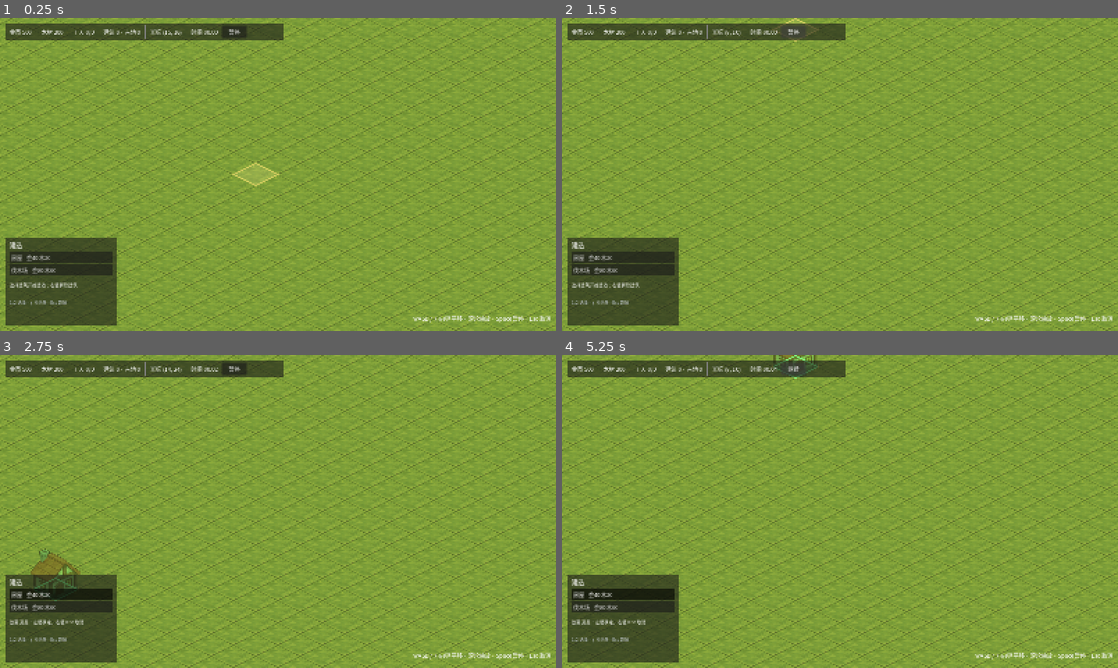
Above: before the commit, frames 1-4 (two rows, left to right).
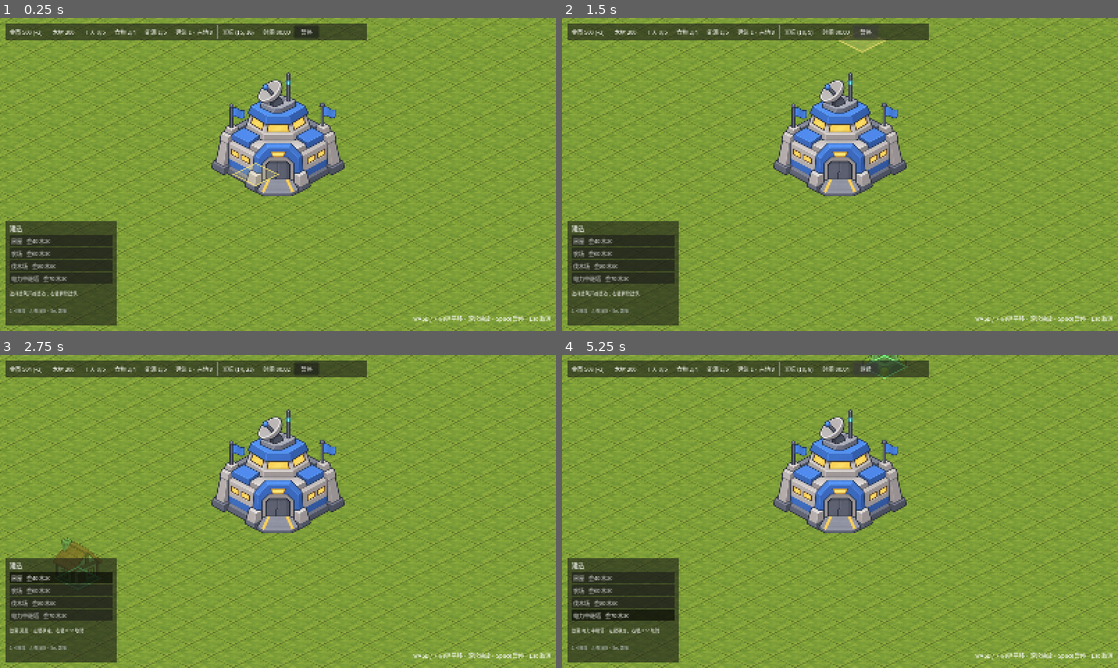
Above: after the commit, the same moments.

Repository: YangGP/billions-mech
Game: Godot game, scene res://scenes/main.tscn
Same seed, same stepped clock (60 frames per second), same inputs: the game is played once before the commit and once after it.
Inputs (mouse positions are in pixels of both pictures, inside the frame that each line leads up to):
- Up to frame 1 (0.25 s): no input
- Up to frame 2 (1.5 s): click "暂停" at 0.5 s; click "继续" at 1.25 s
- Up to frame 3 (2.75 s): click "房屋 金40 木20" at 2 s
- Up to frame 4 (5.25 s): click "伐木场 金80 木60" at 2.75 s; click (623, 589) at 3.5 s, where only the run after the commit has a clickable "农场 金60 木30"; click (623, 614) at 4.25 s, where only the run after the commit has a clickable "电力中继塔 金70 木30"; click "暂停" at 5 s

The runs differ from the first frame. In frame 1, 10% of the frame differs, in the area x 1-66%, y 1-95%; in frame 2, 10%; in frame 3, 10%; in frame 4, 10%.

Commit message:
feat: 指挥中心、容量校验与每 tick 经济结算 (M1-04)

Diff:
--- /dev/null
+++ b/data/buildings/command_center.tres
@@ -0,0 +1,24 @@
+[gd_resource type="Resource" script_class="BuildingDefinition" load_steps=3 format=3]
+
+[ext_resource type="Script" path="res://scripts/buildings/building_definition.gd" id="1_script"]
+[ext_resource type="Texture2D" path="res://art/placeholder/buildings/command_center.png" id="2_texture"]
+
+[resource]
+script = ExtResource("1_script")
+building_id = &"command_center"
+display_name = "指挥中心"
+description = "基地核心：提供工人、食物、能源与少量金币，不可拆除。"
+texture = ExtResource("2_texture")
+buildable = false
+unique = true
+demolishable = false
+palette_order = 0
+footprint = Vector2i(3, 3)
+output_per_tick = {
+"gold": 2
+}
+housing_capacity = 5
+food_capacity = 4
+food_demand = 2
+energy_supply = 5
+energy_demand = 1
--- /dev/null
+++ b/data/buildings/farm.tres
@@ -0,0 +1,20 @@
+[gd_resource type="Resource" script_class="BuildingDefinition" load_steps=3 format=3]
+
+[ext_resource type="Script" path="res://scripts/buildings/building_definition.gd" id="1_script"]
+[ext_resource type="Texture2D" path="res://art/placeholder/buildings/farm.png" id="2_texture"]
+
+[resource]
+script = ExtResource("1_script")
+building_id = &"farm"
+display_name = "农场"
+description = "2×2 占地，占用 2 名工人，提供 10 点食物供给。"
+texture = ExtResource("2_texture")
+palette_order = 20
+footprint = Vector2i(2, 2)
+build_cost = {
+"gold": 60,
+"wood": 30
+}
+required_workers = 2
+food_capacity = 10
+energy_demand = 1
--- a/data/buildings/house.tres
+++ b/data/buildings/house.tres
@@ -7,8 +7,9 @@
 script = ExtResource("1_script")
 building_id = &"house"
 display_name = "房屋"
-description = "提供 4 个工人容量，并持续产出少量金币。"
+description = "提供 4 个工人容量与 2 金币/ tick，同时消耗 2 食物、1 能源。"
 texture = ExtResource("2_texture")
+palette_order = 10
 footprint = Vector2i(1, 1)
 build_cost = {
 "gold": 40,
@@ -18,3 +19,5 @@
 "gold": 2
 }
 housing_capacity = 4
+food_demand = 2
+energy_demand = 1
--- a/data/buildings/lumberyard.tres
+++ b/data/buildings/lumberyard.tres
@@ -7,14 +7,20 @@
 script = ExtResource("1_script")
 building_id = &"lumberyard"
 display_name = "伐木场"
-description = "2×2 占地，占用 2 名工人，每个经济 tick 产出木材。"
+description = "2×2 占地，占用 2 名工人，每个 tick 产出木材，消耗 1 食物、1 能源、1 金币维护。"
 texture = ExtResource("2_texture")
+palette_order = 30
 footprint = Vector2i(2, 2)
 build_cost = {
 "gold": 80,
 "wood": 60
 }
+upkeep_per_tick = {
+"gold": 1
+}
 output_per_tick = {
 "wood": 3
 }
 required_workers = 2
+food_demand = 1
+energy_demand = 1
--- /dev/null
+++ b/data/buildings/power_tower.tres
@@ -0,0 +1,22 @@
+[gd_resource type="Resource" script_class="BuildingDefinition" load_steps=3 format=3]
+
+[ext_resource type="Script" path="res://scripts/buildings/building_definition.gd" id="1_script"]
+[ext_resource type="Texture2D" path="res://art/placeholder/buildings/power_tower.png" id="2_texture"]
+
+[resource]
+script = ExtResource("1_script")
+building_id = &"power_tower"
+display_name = "电力中继塔"
+description = "1×1 占地，提供 10 点能源供给，并扩大可建造范围（M1-05 生效），每 tick 消耗 1 金币维护。"
+texture = ExtResource("2_texture")
+palette_order = 40
+footprint = Vector2i(1, 1)
+build_cost = {
+"gold": 70,
+"wood": 30
+}
+upkeep_per_tick = {
+"gold": 1
+}
+energy_supply = 10
+build_range_radius = 6
--- a/scenes/ui/hud.tscn
+++ b/scenes/ui/hud.tscn
@@ -21,7 +21,7 @@
 layout_mode = 0
 offset_left = 16.0
 offset_top = 16.0
-offset_right = 816.0
+offset_right = 1056.0
 offset_bottom = 64.0
 script = ExtResource("2_resource_panel")
 
@@ -63,13 +63,31 @@
 [node name="Separator3" type="VSeparator" parent="Root/ResourcePanel/Margin/Row"]
 layout_mode = 2
 
+[node name="FoodLabel" type="Label" parent="Root/ResourcePanel/Margin/Row"]
+unique_name_in_owner = true
+layout_mode = 2
+text = "食物 0/0"
+vertical_alignment = 1
+
+[node name="Separator4" type="VSeparator" parent="Root/ResourcePanel/Margin/Row"]
+layout_mode = 2
+
+[node name="EnergyLabel" type="Label" parent="Root/ResourcePanel/Margin/Row"]
+unique_name_in_owner = true
+layout_mode = 2
+text = "能源 0/0"
+vertical_alignment = 1
+
+[node name="Separator5" type="VSeparator" parent="Root/ResourcePanel/Margin/Row"]
+layout_mode = 2
+
 [node name="BuildingLabel" type="Label" parent="Root/ResourcePanel/Margin/Row"]
 unique_name_in_owner = true
 layout_mode = 2
 text = "建筑 0 · 占地 0"
 vertical_alignment = 1
 
-[node name="Separator4" type="VSeparator" parent="Root/ResourcePanel/Margin/Row"]
+[node name="Separator6" type="VSeparator" parent="Root/ResourcePanel/Margin/Row"]
 layout_mode = 2
 
 [node name="CursorLabel" type="Label" parent="Root/ResourcePanel/Margin/Row"]
@@ -78,7 +96,7 @@
 text = "光标 --"
 vertical_alignment = 1
 
-[node name="Separator5" type="VSeparator" parent="Root/ResourcePanel/Margin/Row"]
+[node name="Separator7" type="VSeparator" parent="Root/ResourcePanel/Margin/Row"]
 layout_mode = 2
 
 [node name="TimeLabel" type="Label" parent="Root/ResourcePanel/Margin/Row"]
@@ -101,7 +119,7 @@
 anchor_top = 1.0
 anchor_bottom = 1.0
 offset_left = 16.0
-offset_top = -268.0
+offset_top = -316.0
 offset_right = 336.0
 offset_bottom = -16.0
 grow_vertical = 0
@@ -142,7 +160,7 @@
 [node name="PaletteHint" type="Label" parent="Root/BuildPalette/Margin/Column"]
 layout_mode = 2
 theme_override_font_sizes/font_size = 12
-text = "1/2 选择 · 右键拆除 · Esc 取消"
+text = "1-4 选择 · 右键拆除 · Esc 取消"
 modulate = Color(0.75, 0.78, 0.8, 1)
 
 [node name="HintLabel" type="Label" parent="Root"]
--- a/scripts/buildings/building_definition.gd
+++ b/scripts/buildings/building_definition.gd
@@ -13,6 +13,14 @@
 @export var display_name: String = ""
 @export_multiline var description: String = ""
 @export var scene: PackedScene
+## 是否出现在建造菜单中（指挥中心等初始建筑设为 false）。
+@export var buildable: bool = true
+## 全局唯一，最多存在一座。
+@export var unique: bool = false
+## 是否允许手动拆除（指挥中心设为 false）。
+@export var demolishable: bool = true
+## 建造菜单排序，数值小的在前。
+@export var palette_order: int = 0
 
 @export_group("占地")
 ## 以逻辑格为单位的占地大小，与建筑图片像素尺寸无关。
--- a/scripts/buildings/building_system.gd
+++ b/scripts/buildings/building_system.gd
@@ -42,8 +42,14 @@
 	var definition: BuildingDefinition = definitions.get(key)
 	if definition == null:
 		return "未知建筑类型：%s" % key
+	if definition.unique and _has_instance_of(key):
+		return "该建筑只能建造一座"
 	if not _grid.can_place(origin, definition.footprint):
 		return "无法放置：越界、地形阻挡或已被占用"
+
+	var capacity_error := _get_capacity_error(definition)
+	if capacity_error != "":
+		return capacity_error
 	if not _economy.can_afford(definition.build_cost):
 		return "资源不足：%s" % _format_resources(definition.build_cost)
 	return ""
@@ -88,6 +94,11 @@
 		last_error = "建筑不存在：%s" % instance_id
 		return false
 
+	var definition := get_definition(instance.definition_id)
+	if definition != null and not definition.demolishable:
+		last_error = "该建筑不可拆除"
+		return false
+
 	_grid.release(instance.cells)
 	instances.erase(instance.instance_id)
 	_recompute_capacity()
@@ -108,12 +119,57 @@
 	return result
 
 
+## 建造菜单只显示 buildable = true 的定义；指挥中心等初始建筑不在其中。
+func get_buildable_definitions() -> Array[BuildingDefinition]:
+	var result: Array[BuildingDefinition] = []
+	for key in definitions:
+		var definition: BuildingDefinition = definitions[key]
+		if definition.buildable:
+			result.append(definition)
+	result.sort_custom(_sort_definitions)
+	return result
+
+
 func _sort_definitions(a: BuildingDefinition, b: BuildingDefinition) -> bool:
+	if a.palette_order != b.palette_order:
+		return a.palette_order < b.palette_order
 	return String(a.building_id) < String(b.building_id)
 
 
 func get_building_count() -> int:
 	return instances.size()
+
+
+## 容量检查按“建成后”的总量判断：新增建筑自身的供给也算进去。
+func _get_capacity_error(definition: BuildingDefinition) -> String:
+	var next_workers_used := _economy.workers_used + definition.required_workers
+	var next_workers_total := _economy.workers_total + definition.housing_capacity
+	if next_workers_used > next_workers_total:
+		return "工人不足：需要 %d 名工人（当前 %d/%d）" % [
+			definition.required_workers, _economy.workers_used, _economy.workers_total
+		]
+
+	var next_food_demand := _economy.food_demand + definition.food_demand
+	var next_food_supply := _economy.food_supply + definition.food_capacity
+	if next_food_demand > next_food_supply:
+		return "食物不足：需要 %d 食物供给（当前 %d/%d）" % [
+			definition.food_demand, _economy.food_demand, _economy.food_supply
+		]
+
+	var next_energy_demand := _economy.energy_demand + definition.energy_demand
+	var next_energy_supply := _economy.energy_supply + definition.energy_supply
+	if next_energy_demand > next_energy_supply:
+		return "能源不足：需要 %d 能源供给（当前 %d/%d）" % [
+			definition.energy_demand, _economy.energy_demand, _economy.energy_supply
+		]
+	return ""
+
+
+func _has_instance_of(definition_id: StringName) -> bool:
+	for instance in instances.values():
+		if instance.definition_id == definition_id:
+			return true
+	return false
 
 
 func _make_instance_id() -> StringName:
--- a/scripts/core/game_state.gd
+++ b/scripts/core/game_state.gd
@@ -14,6 +14,8 @@
 @export var map_height: int = 32
 @export var economy_tick_seconds: float = 1.0
 @export var starting_resources: Dictionary = {"gold": 500, "wood": 200}
+## 开局自动放置的初始建筑；空字符串表示不放置。
+@export var starting_building_id: StringName = &"command_center"
 
 @onready var clock: SimulationClock = $SimulationClock
 @onready var economy: EconomySystem = $EconomySystem
@@ -38,6 +40,7 @@
 	regions.setup(map_width, map_height)
 	economy.setup(starting_resources)
 	buildings.setup(grid, economy)
+	_place_starting_building()
 	clock.setup(economy_tick_seconds)
 
 	economy.resources_changed.connect(_on_economy_resources_changed)
@@ -50,6 +53,24 @@
 	buildings_changed.emit()
 
 
+## 开局把指挥中心放在地图中央（按占地大小居中）。
+func _place_starting_building() -> void:
+	if starting_building_id == &"":
+		return
+
+	var definition := buildings.get_definition(starting_building_id)
+	if definition == null:
+		push_warning("初始建筑定义不存在：%s" % starting_building_id)
+		return
+
+	var origin := Vector2i(
+		maxi(0, floori((float(map_width) - float(definition.footprint.x)) * 0.5)),
+		maxi(0, floori((float(map_height) - float(definition.footprint.y)) * 0.5))
+	)
+	if not buildings.try_place_building(starting_building_id, origin):
+		push_warning("初始建筑放置失败：%s" % buildings.last_error)
+
+
 func get_building_count() -> int:
 	return buildings.get_building_count()
 
@@ -59,7 +80,7 @@
 
 
 func _on_clock_tick(_tick_index: int) -> void:
-	economy.process_tick(buildings.instances, buildings.definitions)
+	economy.process_tick()
 
 
 func _on_economy_resources_changed(resources: Dictionary) -> void:
--- a/scripts/economy/economy_system.gd
+++ b/scripts/economy/economy_system.gd
@@ -1,9 +1,9 @@
 class_name EconomySystem
 extends Node
-## 全局经济：库存资源 + 容量约束。
+## 全局经济：库存资源 + 容量约束 + 每 tick 收支。
 ##
 ## 金币/木材是库存（会积累、会消耗）；工人/食物/能源是容量约束（供给 vs 占用）。
-## 建筑不会直接修改库存，所有资源变化都必须经过这里，方便统一结算与 UI 通知。
+## 建筑的产出与维护费统一在这里按 tick 结算，建筑视图不得直接改库存。
 
 signal resources_changed(resources: Dictionary)
 signal capacity_changed()
@@ -18,6 +18,12 @@
 var energy_supply: int = 0
 var energy_demand: int = 0
 
+## 每 tick 的资源收入 / 维护费，由 recompute_capacity() 从建筑定义汇总。
+var income_per_tick: Dictionary = {}
+var upkeep_per_tick: Dictionary = {}
+## income - upkeep，供 UI 直接显示净变化。
+var _net_rates: Dictionary = {}
+
 
 func setup(initial_resources: Dictionary) -> void:
 	resources.clear()
@@ -25,6 +31,7 @@
 		resources[String(key)] = int(initial_resources[key])
 	_ensure_resource("gold")
 	_ensure_resource("wood")
+	_rebuild_net_rates()
 	resources_changed.emit(get_resources())
 
 
@@ -59,32 +66,36 @@
 	return true
 
 
+func get_net_rate(resource_id: String) -> int:
+	return int(_net_rates.get(resource_id, 0))
+
+
+func get_net_rates() -> Dictionary:
+	return _net_rates.duplicate(true)
+
+
 ## 每个模拟 tick 结算一次所有建筑的产出与维护费。
-func process_tick(instances: Dictionary, definitions: Dictionary) -> void:
-	if instances.is_empty():
+func process_tick() -> void:
+	if income_per_tick.is_empty() and upkeep_per_tick.is_empty():
 		return
 
 	var changed: bool = false
-	for instance in instances.values():
-		var definition: BuildingDefinition = definitions.get(instance.definition_id)
-		if definition == null:
-			continue
-		for resource_id in definition.output_per_tick:
-			var output: int = int(definition.output_per_tick[resource_id])
-			if output != 0:
-				add_resource(String(resource_id), output)
-				changed = true
-		for resource_id in definition.upkeep_per_tick:
-			var upkeep: int = int(definition.upkeep_per_tick[resource_id])
-			if upkeep != 0:
-				add_resource(String(resource_id), -upkeep)
-				changed = true
+	for resource_id in income_per_tick:
+		var income: int = int(income_per_tick[resource_id])
+		if income != 0:
+			add_resource(String(resource_id), income)
+			changed = true
+	for resource_id in upkeep_per_tick:
+		var upkeep: int = int(upkeep_per_tick[resource_id])
+		if upkeep != 0:
+			add_resource(String(resource_id), -upkeep)
+			changed = true
 
 	if changed:
 		resources_changed.emit(get_resources())
 
 
-## 建造/拆除后全量重算容量，避免长期累加产生漂移。
+## 建造/拆除后全量重算容量与每 tick 收支，避免长期累加产生漂移。
 func recompute_capacity(instances: Dictionary, definitions: Dictionary) -> void:
 	var new_workers_total: int = 0
 	var new_workers_used: int = 0
@@ -92,6 +103,8 @@
 	var new_food_demand: int = 0
 	var new_energy_supply: int = 0
 	var new_energy_demand: int = 0
+	income_per_tick.clear()
+	upkeep_per_tick.clear()
 
 	for instance in instances.values():
 		var definition: BuildingDefinition = definitions.get(instance.definition_id)
@@ -104,13 +117,37 @@
 		new_energy_supply += definition.energy_supply
 		new_energy_demand += definition.energy_demand
 
+		for resource_id in definition.output_per_tick:
+			var output_key := String(resource_id)
+			income_per_tick[output_key] = (
+				int(income_per_tick.get(output_key, 0))
+				+ int(definition.output_per_tick[resource_id])
+			)
+		for resource_id in definition.upkeep_per_tick:
+			var upkeep_key := String(resource_id)
+			upkeep_per_tick[upkeep_key] = (
+				int(upkeep_per_tick.get(upkeep_key, 0))
+				+ int(definition.upkeep_per_tick[resource_id])
+			)
+
 	workers_total = new_workers_total
 	workers_used = new_workers_used
 	food_supply = new_food_supply
 	food_demand = new_food_demand
 	energy_supply = new_energy_supply
 	energy_demand = new_energy_demand
+	_rebuild_net_rates()
 	capacity_changed.emit()
+
+
+func _rebuild_net_rates() -> void:
+	_net_rates.clear()
+	for resource_id in income_per_tick:
+		var income_key := String(resource_id)
+		_net_rates[income_key] = int(_net_rates.get(income_key, 0)) + int(income_per_tick[resource_id])
+	for resource_id in upkeep_per_tick:
+		var upkeep_key := String(resource_id)
+		_net_rates[upkeep_key] = int(_net_rates.get(upkeep_key, 0)) - int(upkeep_per_tick[resource_id])
 
 
 func _ensure_resource(resource_id: String) -> void:
--- a/scripts/input/build_controller.gd
+++ b/scripts/input/build_controller.gd
@@ -16,7 +16,7 @@
 	_hud = hud
 
 	hud.build_palette.building_selected.connect(select_definition)
-	hud.build_palette.setup(game_state.buildings.get_definitions())
+	hud.build_palette.setup(game_state.buildings.get_buildable_definitions())
 	hud.set_status("选择建筑开始建造；右键拆除建筑")
 
 
@@ -133,10 +133,12 @@
 			index = 1
 		KEY_3:
 			index = 2
+		KEY_4:
+			index = 3
 	if index < 0:
 		return false
 
-	var definitions := _game_state.buildings.get_definitions()
+	var definitions := _game_state.buildings.get_buildable_definitions()
 	if index >= definitions.size():
 		return false
 	select_definition(definitions[index].building_id)
--- a/scripts/ui/hud.gd
+++ b/scripts/ui/hud.gd
@@ -40,13 +40,19 @@
 
 
 func _on_resources_changed(resources: Dictionary) -> void:
-	resource_panel.display_resources(resources)
+	if _game_state == null:
+		return
+	resource_panel.display_resources(resources, _game_state.economy.get_net_rates())
 
 
 func _on_capacity_changed() -> void:
 	if _game_state == null:
 		return
 	resource_panel.display_capacity(_game_state.economy)
+	resource_panel.display_resources(
+		_game_state.economy.get_resources(),
+		_game_state.economy.get_net_rates()
+	)
 
 
 func _on_buildings_changed() -> void:
--- a/scripts/ui/resource_panel.gd
+++ b/scripts/ui/resource_panel.gd
@@ -1,13 +1,17 @@
 class_name ResourcePanel
 extends PanelContainer
-## 顶部资源栏：显示库存资源、工人容量、建筑数量与游戏时间。
+## 顶部资源栏：库存 + 净变化、工人/食物/能源容量、建筑数量与游戏时间。
 ## 只负责显示，所有按钮通过信号交给 HUD / GameState 处理。
 
 signal pause_requested()
 
+const DEFICIT_COLOR := Color(1.0, 0.45, 0.45)
+
 @onready var _gold_label: Label = %GoldLabel
 @onready var _wood_label: Label = %WoodLabel
 @onready var _worker_label: Label = %WorkerLabel
+@onready var _food_label: Label = %FoodLabel
+@onready var _energy_label: Label = %EnergyLabel
 @onready var _building_label: Label = %BuildingLabel
 @onready var _cursor_label: Label = %CursorLabel
 @onready var _time_label: Label = %TimeLabel
@@ -20,13 +24,28 @@
 	display_time(0.0)
 
 
-func display_resources(resources: Dictionary) -> void:
-	_gold_label.text = "金币 %d" % int(resources.get("gold", 0))
-	_wood_label.text = "木材 %d" % int(resources.get("wood", 0))
+func display_resources(resources: Dictionary, rates: Dictionary = {}) -> void:
+	_gold_label.text = _format_stock("金币", resources, rates, "gold")
+	_wood_label.text = _format_stock("木材", resources, rates, "wood")
+	_gold_label.modulate = DEFICIT_COLOR if int(resources.get("gold", 0)) < 0 else Color.WHITE
+	_wood_label.modulate = DEFICIT_COLOR if int(resources.get("wood", 0)) < 0 else Color.WHITE
 
 
 func display_capacity(economy: EconomySystem) -> void:
 	_worker_label.text = "工人 %d/%d" % [economy.workers_used, economy.workers_total]
+	_worker_label.modulate = (
+		DEFICIT_COLOR if economy.workers_used > economy.workers_total else Color.WHITE
+	)
+
+	_food_label.text = "食物 %d/%d" % [economy.food_demand, economy.food_supply]
+	_food_label.modulate = (
+		DEFICIT_COLOR if economy.food_demand > economy.food_supply else Color.WHITE
+	)
+
+	_energy_label.text = "能源 %d/%d" % [economy.energy_demand, economy.energy_supply]
+	_energy_label.modulate = (
+		DEFICIT_COLOR if economy.energy_demand > economy.energy_supply else Color.WHITE
+	)
 
 
 func display_buildings(count: int, occupied_cells: int) -> void:
@@ -49,5 +68,16 @@
 	_pause_button.text = "继续" if paused else "暂停"
 
 
+func _format_stock(
+	label: String, resources: Dictionary, rates: Dictionary, resource_id: String
+) -> String:
+	var amount := int(resources.get(resource_id, 0))
+	var rate := int(rates.get(resource_id, 0))
+	if rate == 0:
+		return "%s %d" % [label, amount]
+	var rate_text := (" (+%d)" % rate) if rate > 0 else (" (%d)" % rate)
+	return "%s %d%s" % [label, amount, rate_text]
+
+
 func _on_pause_pressed() -> void:
 	pause_requested.emit()
Binary file added: art/placeholder/buildings/command_center.png
Not shown, added: art/placeholder/buildings/command_center.png.import
Binary file added: art/placeholder/buildings/farm.png
Not shown, added: art/placeholder/buildings/farm.png.import
Binary file added: art/placeholder/buildings/power_tower.png
Not shown, added: art/placeholder/buildings/power_tower.png.import
Binary file added: docs/screenshots/m1-04.png
